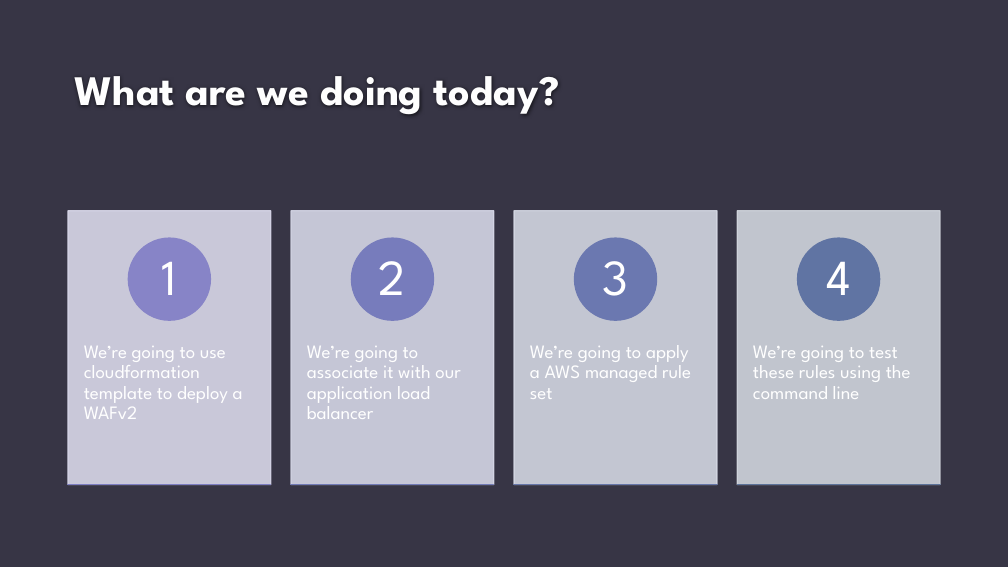
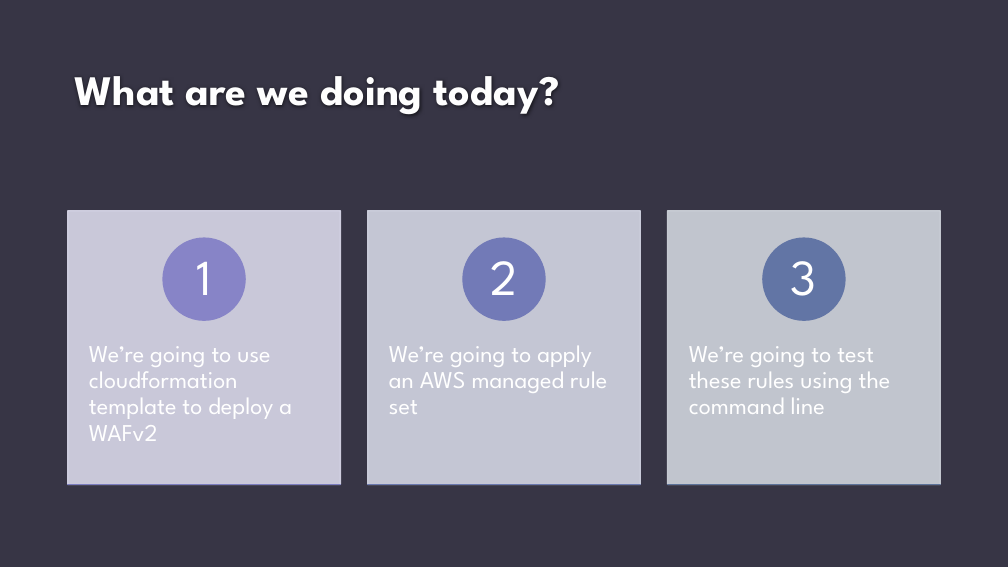
Before and after one commit to francalovescakes/cloud-network-security, a slide deck: slide 5 of waf.pptx (slide 3 before the commit). Drawn at 1008x567 pixels with LibreOffice and Linux fonts; fonts in the diff are those of the drawing; background and template pictures are left out. Boxes give left, top, right and bottom in pixels: in the first picture for what was removed or moved away, otherwise in the second. Text is boxed around its words. In the diff, an @@ line names an element or a change of style, - is before the commit and + after.

```diff
--- a/waf.pptx
+++ b/waf.pptx
@@ rectangle: place and size @@
-rectangle at [68,211,271,485]
+rectangle at [68,211,341,485]
@@ ellipse: place and size @@
-ellipse at [129,238,211,321]
+ellipse at [163,238,246,321]
@@ rectangle: place and size @@
-rectangle at [291,211,494,485]
+rectangle at [368,211,640,485]
@@ rectangle at [368,211,640,485]: fill #D6D7E7 at 90% opacity to #D5D7E5 at 90% opacity; outline #D6D7E7 1.25 pt to #D5D7E5 1.25 pt @@
@@ ellipse: place and size @@
-ellipse at [352,238,434,321]
+ellipse at [463,238,545,321]
@@ ellipse at [463,238,545,321]: fill #777CBC to #727AB7; outline #777CBC 1.25 pt to #727AB7 1.25 pt @@
@@ rectangle: place and size @@
-rectangle at [737,211,940,485]
+rectangle at [668,211,941,485]
@@ ellipse: place and size @@
-ellipse at [798,238,880,321]
+ellipse at [763,238,845,321]
@@ ellipse at [763,238,845,321]: fill #6074A3 to #6275A5; outline #6074A3 1.25 pt to #6275A5 1.25 pt @@
@@ text "1": place and size @@
-text "1" at [162,262,177,295]
+text "1" at [196,262,211,295]
@@ text "2": place and size @@
-text "2" at [379,261,406,295]
+text "2" at [490,261,517,295]
@@ text "3": place and size @@
-text "3" at [603,261,629,296]
+text "3" at [791,261,817,296]
@@ group removed at [291,211,851,485]: 2 texts, 2 rectangles, 1 ellipse @@
-We’re going to associate it with our application load balancer
-4
@@ text "We’re going to use cloudformation ..." at [89,346,292,441]: size 18 to 23 pt; more space between paragraphs @@
@@ text "We’re going to test these ..." at [689,346,891,414]: size 18 to 23 pt; more space between paragraphs @@
@@ text "We’re going to test these ...": place and size @@
-text "We’re going to test these ..." at [753,346,911,399]
+text "We’re going to test these ..." at [689,346,891,414]
@@ text at [389,346,607,414]: text changed; size 18 to 23 pt @@
-We’re going to apply a AWS managed rule set
+We’re going to apply an AWS managed rule set
@@ rectangle: place and size @@
-rectangle at [68,485,271,485]
+rectangle at [68,485,341,485]
@@ rectangle at [68,485,341,485]: fill #7D7EC2 to #7B7DBF; outline #7D7EC2 1.25 pt to #7B7DBF 1.25 pt @@
@@ rectangle: place and size @@
-rectangle at [514,485,717,485]
+rectangle at [368,485,640,485]
@@ rectangle at [368,485,640,485]: fill #6676A9 to #6A78AE; outline #6676A9 1.25 pt to #6A78AE 1.25 pt @@
@@ rectangle: place and size @@
-rectangle at [737,485,940,485]
+rectangle at [668,485,941,485]
```
Also in this commit, not shown: 1 other slide changed, 2 slides added, 37 other files.
